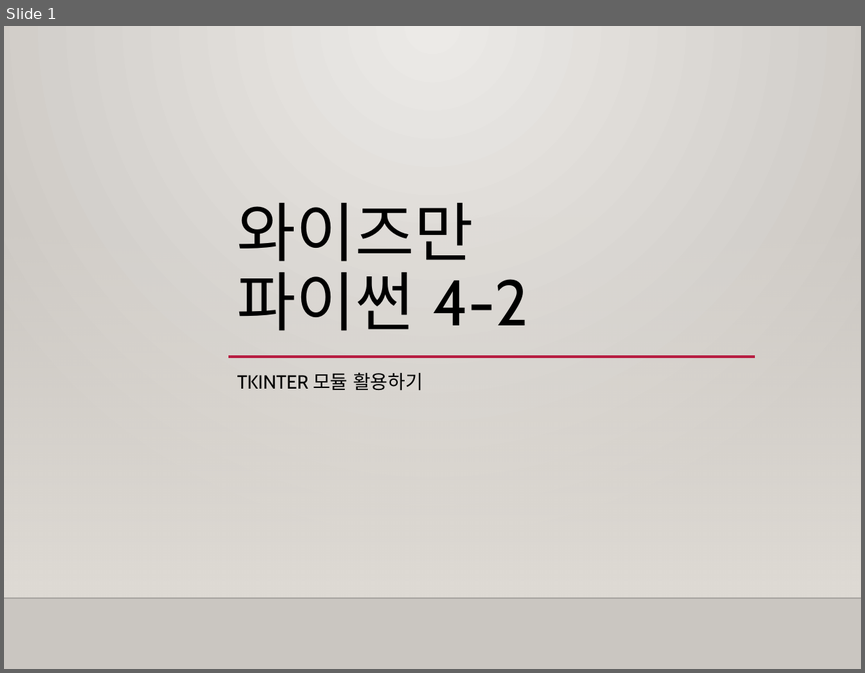
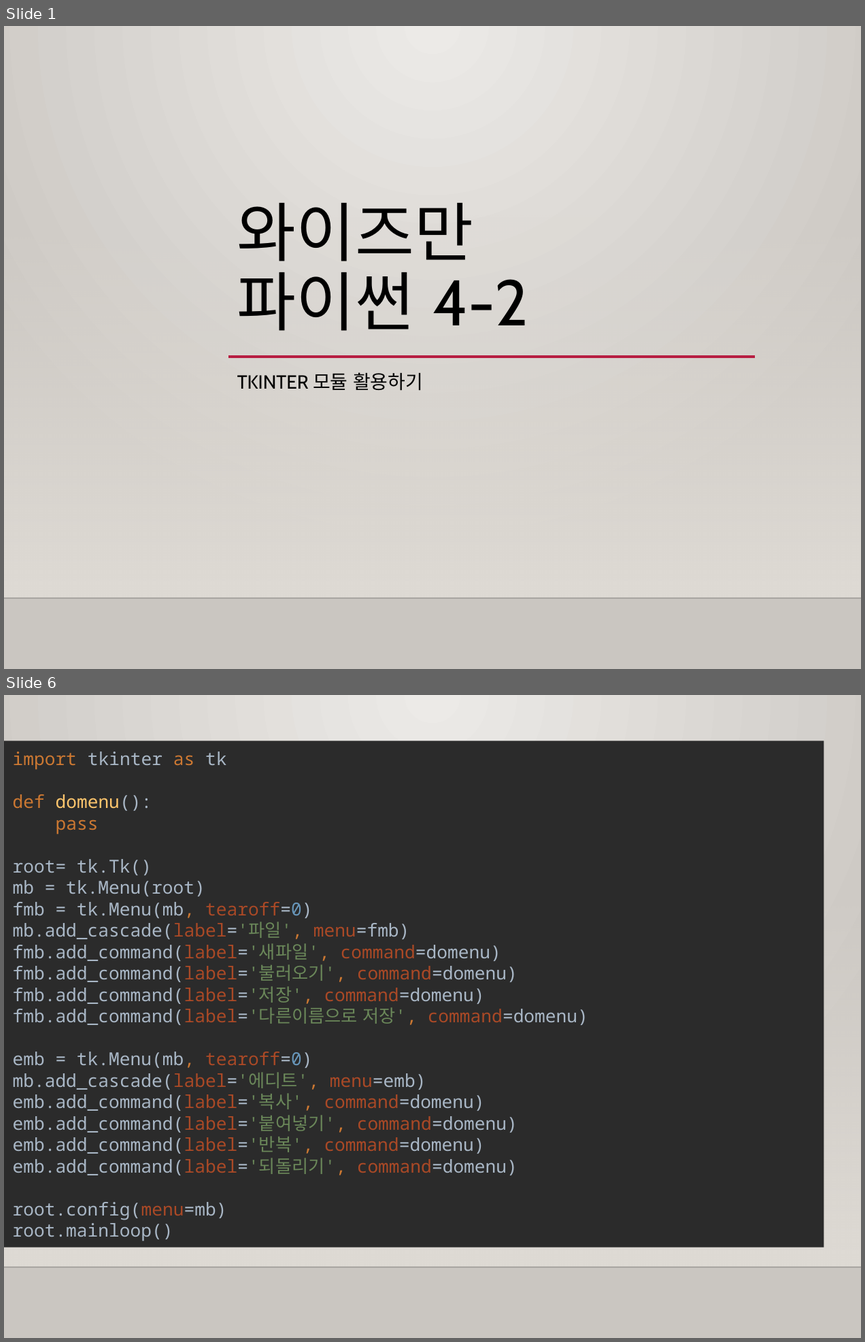
Before and after one commit to freshmea/weizman_python_class, a slide deck: textbook/파이썬4-2교시.pptx. Shown one above the other, each under a label of ours: slide 1 before the commit, slides 1 and 6 after it; the slides between them are not shown. The pictures are 865x673 and 865x1342 pixels, drawn with LibreOffice and Linux fonts; fonts in the diff are those of the drawing; background and template pictures are left out. Boxes give left, top, right and bottom in pixels: in the first picture for what was removed or moved away, otherwise in the second. Text is boxed around its words. In the diff, an @@ line names an element or a change of style, - is before the commit and + after.

```diff
--- a/textbook/파이썬4-2교시.pptx
+++ b/textbook/파이썬4-2교시.pptx
@@ slide 6 added at box(4, 695, 861, 1338), background gradient #ECEAE7 to #CAC7C1; not listed: 2 template elements that a slide beside it also shows @@
@@ rectangle added at box(4, 741, 824, 1248), fill #2B2B2B, 15 pt, text #A9B7C6 @@
+import tkinter as tk
+def domenu():
+pass
+root= tk.Tk()
+mb = tk.Menu(root)
+fmb = tk.Menu(mb, tearoff=0)
+mb.add_cascade(label='파일', menu=fmb)
+fmb.add_command(label='새파일', command=domenu)
+fmb.add_command(label='불러오기', command=domenu)
+fmb.add_command(label='저장', command=domenu)
+fmb.add_command(label='다른이름으로 저장', command=domenu)
+emb = tk.Menu(mb, tearoff=0)
+mb.add_cascade(label='에디트', menu=emb)
+emb.add_command(label='복사', command=domenu)
+emb.add_command(label='붙여넣기', command=domenu)
+emb.add_command(label='반복', command=domenu)
+emb.add_command(label='되돌리기', command=domenu)
+root.config(menu=mb)
+root.mainloop()
```
Also in this commit, not shown: 4 slides changed, 3 other slides added, 6 slides removed, 4 other files.
